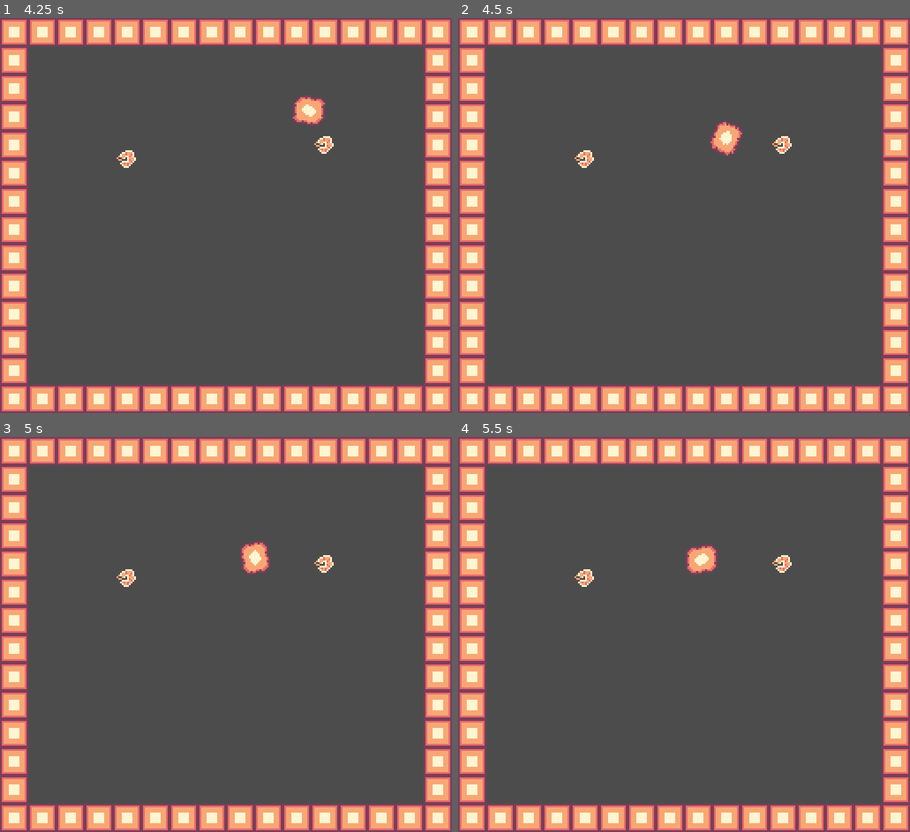
Above: before the commit, frames 1-4 (two rows, left to right).
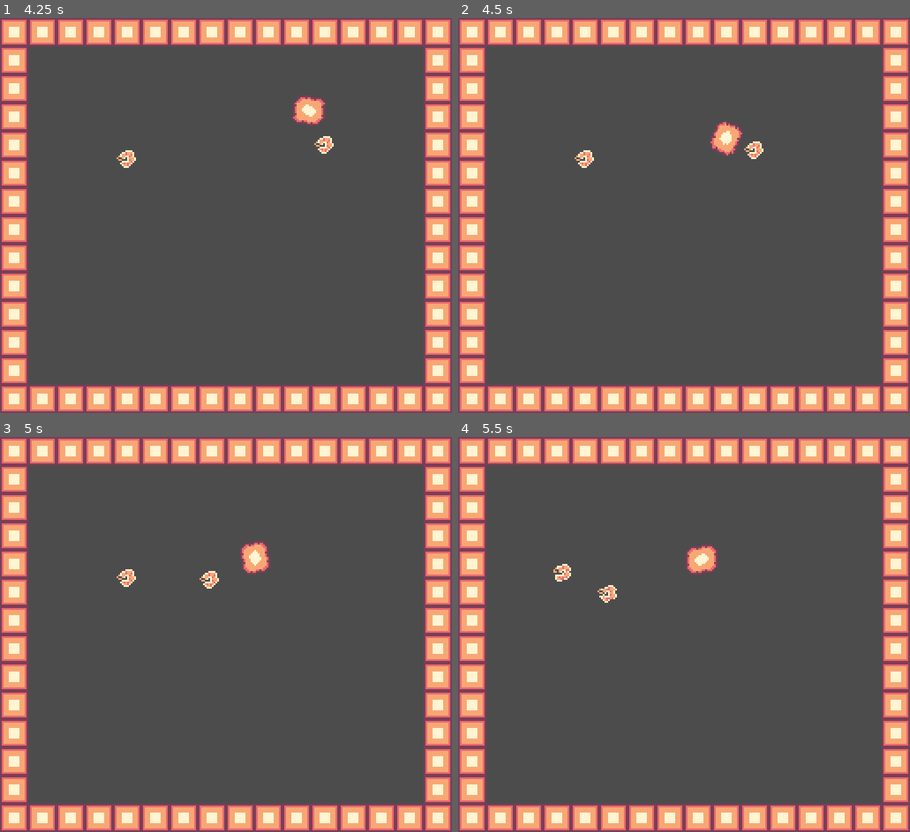
Above: after the commit, the same moments.

Repository: EdBarrancos/Foot-Cuisine
Game: Godot game, scene res://Prototype/Scenes/Protype.tscn
Same seed, same stepped clock (60 frames per second), same inputs: the game is played once before the commit and once after it.
Inputs (mouse positions are in pixels of both pictures, inside the frame that each line leads up to):
- Up to frame 1 (4.25 s): tap Enter at 0.5, 2 s; move the mouse to (325, 195) at 0.52 s; press the mouse at (325, 195) at 0.53 s; tap Space at 1.25, 2.75 s; move the mouse to (135, 235) at 1.27 s; release the mouse at (135, 235) at 1.28 s; click (135, 235) at 1.35 s; move the mouse to (271, 128) at 2.02 s; hold Right mouse button (MOVE_NEXT) 2.03-2.78 s; click (271, 128) at 2.3 s; move the mouse to (203, 294) at 2.77 s; click (203, 294) at 2.85 s; move the mouse to (361, 274) at 3.52 s; press the mouse at (361, 274) at 3.53 s
- Up to frame 2 (4.5 s): move the mouse to (548, 156) at 4.27 s; release the mouse at (548, 156) at 4.28 s; right-click (548, 156) at 4.35 s
- Up to frame 3 (5 s): click (90, 575) at 4.55 s
- Up to frame 4 (5.5 s): move the mouse to (706, 634) at 5.02 s; press the mouse at (706, 634) at 5.03 s

Frame 1 is identical in both runs. In frame 2, 0.2% of the frame differs, in the area x 63-74%, y 29-36%; in frame 3, 0.2%; in frame 4, 0.5%, in the area x 21-74%, y 29-42%.

Commit message:
Shoot Mechaninc

Diff:
--- a/GodotProject/Prototype/Scenes/Food/Shrimp.tscn
+++ b/GodotProject/Prototype/Scenes/Food/Shrimp.tscn
@@ -1,7 +1,10 @@
-[gd_scene load_steps=5 format=2]
+[gd_scene load_steps=6 format=2]
 
 [ext_resource path="res://Prototype/VisualAssets/Food/Shrimp.png" type="Texture" id=1]
 [ext_resource path="res://Prototype/Scripts/Food/Shrimp.gd" type="Script" id=2]
+
+[sub_resource type="PhysicsMaterial" id=3]
+bounce = 0.8
 
 [sub_resource type="CircleShape2D" id=2]
 radius = 16.0
@@ -9,7 +12,12 @@
 [sub_resource type="CircleShape2D" id=1]
 radius = 8.0
 
-[node name="Shrimp" type="Node2D"]
+[node name="Shrimp" type="RigidBody2D"]
+collision_layer = 2
+collision_mask = 2
+mass = 0.00102041
+physics_material_override = SubResource( 3 )
+gravity_scale = 0.0
 script = ExtResource( 2 )
 
 [node name="Sprite" type="Sprite" parent="."]
@@ -22,11 +30,7 @@
 [node name="CollisionShape2D" type="CollisionShape2D" parent="Area2D"]
 shape = SubResource( 2 )
 
-[node name="RigidBody2D" type="RigidBody2D" parent="."]
-collision_layer = 2
-collision_mask = 2
-
-[node name="CollisionShape2D" type="CollisionShape2D" parent="RigidBody2D"]
+[node name="CollisionShape2D" type="CollisionShape2D" parent="."]
 shape = SubResource( 1 )
 
 [connection signal="body_entered" from="Area2D" to="." method="_on_Area2D_body_entered"]
--- a/GodotProject/Prototype/Scripts/Food/Food.gd
+++ b/GodotProject/Prototype/Scripts/Food/Food.gd
@@ -1,4 +1,4 @@
-extends Node2D
+extends RigidBody2D
 
 class_name Food
 
@@ -25,6 +25,8 @@
 	connect("playerOutRange", manager.GetPlayer(),"FoodExited")
 
 
+func SetVelocity(velocity):
+	set_linear_velocity(velocity)
 ##############
 #MISCELANIOUS#
 ##############
--- a/GodotProject/Prototype/Scripts/Player/Shooting.gd
+++ b/GodotProject/Prototype/Scripts/Player/Shooting.gd
@@ -7,6 +7,12 @@
 ###########
 #VARIABLES#
 ###########
+
+export(float) var MAXHOLD = 250
+onready var velocity = Vector2.ZERO
+onready var holdFire = 100
+export(float) var chargeUp = 2
+onready var chargeUpCharge = 0
 
 onready var inAreaOfFood = false
 onready var foodInArea = []
@@ -18,16 +24,30 @@
 func _ready():
 	pass # Replace with function body.
 
+func _process(delta):
+	GetInput()
 
-#func _process(delta):
-#   pass
+func GetInput():
+	if inAreaOfFood:
+		if Input.is_action_pressed("FIRE"):
+			#HOLD
+			pass
+		if Input.is_action_just_released("FIRE"):
+			velocity = get_viewport().get_mouse_position() - global_position
+			print(velocity)
+			Shoot(GetTargetFood())
 
-
+func Shoot(target):
+	if target:
+		target.SetVelocity(velocity.normalized()*holdFire)
 ################
 #UPDATING FOODS#
 ################
 
-
+func GetTargetFood():
+	if foodInArea.size() <= 0:
+		return null
+	return foodInArea[0]
 
 func FoodEntered(food):
 	foodInArea.push_back(food)
--- a/GodotProject/project.godot
+++ b/GodotProject/project.godot
@@ -9,7 +9,7 @@
 config_version=4
 
 _global_script_classes=[ {
-"base": "Node2D",
+"base": "RigidBody2D",
 "class": "Food",
 "language": "GDScript",
 "path": "res://Prototype/Scripts/Food/Food.gd"
